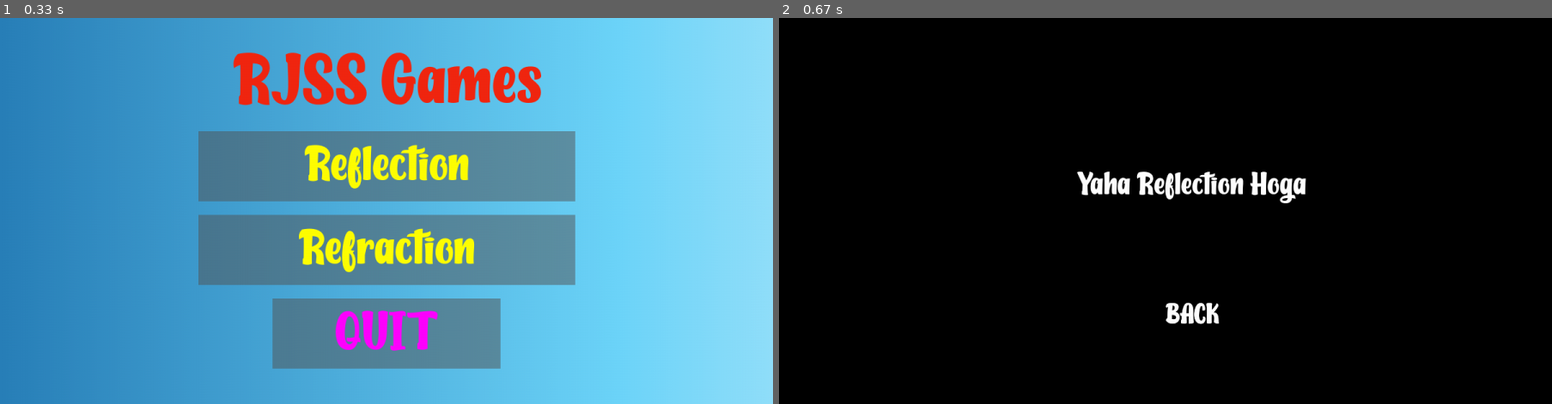
Above: before the commit, frames 1-2 (left to right).
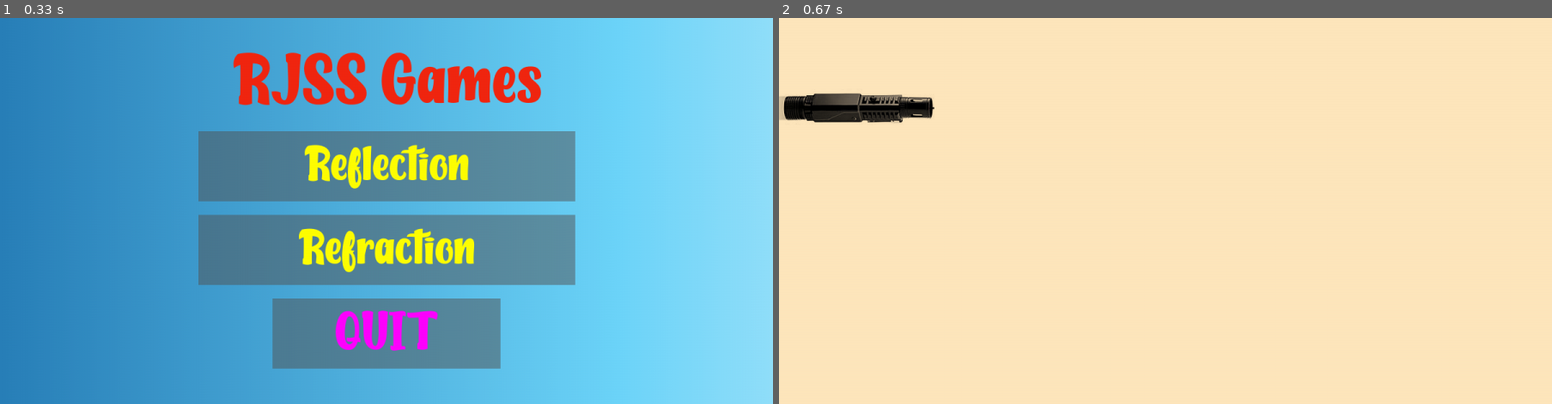
Above: after the commit, the same moments.

Repository: jasmit21/Educational_GameDev
Game: pygame game, started from Menu-System-PyGame-main/main.py
Two runs of this game, one before a commit and one after it. Both use one fixed random seed, a clock stepped at 60 frames per second and the inputs below.
Inputs:
- Up to frame 1 (0.33 s): no input
- Up to frame 2 (0.67 s): click "Reflection" at 0.38 s

Frame 1 is identical in both runs. In frame 2, 100% of the frame differs, in the area x 0-100%, y 0-100%.

Commit message:
REFLECTION screen working

Diff:
--- a/Menu-System-PyGame-main/main.py
+++ b/Menu-System-PyGame-main/main.py
@@ -1,5 +1,6 @@
-import pygame, sys
+import pygame ,sys
 from button import Button
+from reflection import reflect
 
 pygame.init()
 
@@ -8,36 +9,37 @@
 
 BG = pygame.image.load("assets/Cool Sky.jpg")
 
+# laserImage = pygame.image.load('laser.png')
 
 def get_font(size):  # Returns Press-Start-2P in the desired size
     return pygame.font.Font("assets/font.otf", size)
 
 
-def play():
-    while True:
-        PLAY_MOUSE_POS = pygame.mouse.get_pos()
-
-        SCREEN.fill("black")
-
-        PLAY_TEXT = get_font(45).render("Yaha Reflection Hoga", True, "White")
-        PLAY_RECT = PLAY_TEXT.get_rect(center=(640, 260))
-        SCREEN.blit(PLAY_TEXT, PLAY_RECT)
-
-        PLAY_BACK = Button(image=None, pos=(640, 460),
-                           text_input="BACK", font=get_font(40), base_color="White", hovering_color="Red")
-
-        PLAY_BACK.changeColor(PLAY_MOUSE_POS)
-        PLAY_BACK.update(SCREEN)
-
-        for event in pygame.event.get():
-            if event.type == pygame.QUIT:
-                pygame.quit()
-                sys.exit()
-            if event.type == pygame.MOUSEBUTTONDOWN:
-                if PLAY_BACK.checkForInput(PLAY_MOUSE_POS):
-                    main_menu()
-
-        pygame.display.update()
+# def play():
+#     while True:
+#         PLAY_MOUSE_POS = pygame.mouse.get_pos()
+#
+#         SCREEN.fill("black")
+#
+#         PLAY_TEXT = get_font(45).render("Yaha Reflection Hoga", True, "White")
+#         PLAY_RECT = PLAY_TEXT.get_rect(center=(640, 260))
+#         SCREEN.blit(PLAY_TEXT, PLAY_RECT)
+#
+#         PLAY_BACK = Button(image=None, pos=(640, 460),
+#                            text_input="BACK", font=get_font(40), base_color="White", hovering_color="Red")
+#
+#         PLAY_BACK.changeColor(PLAY_MOUSE_POS)
+#         PLAY_BACK.update(SCREEN)
+#
+#         for event in pygame.event.get():
+#             if event.type == pygame.QUIT:
+#                 pygame.quit()
+#                 sys.exit()
+#             if event.type == pygame.MOUSEBUTTONDOWN:
+#                 if PLAY_BACK.checkForInput(PLAY_MOUSE_POS):
+#                     main_menu()
+#
+#         pygame.display.update()
 
 
 def options():
@@ -95,7 +97,8 @@
                 sys.exit()
             if event.type == pygame.MOUSEBUTTONDOWN:
                 if PLAY_BUTTON.checkForInput(MENU_MOUSE_POS):
-                    play()
+                    reflect()
+
                 if OPTIONS_BUTTON.checkForInput(MENU_MOUSE_POS):
                     options()
                 if QUIT_BUTTON.checkForInput(MENU_MOUSE_POS):
--- /dev/null
+++ b/Menu-System-PyGame-main/reflection.py
@@ -0,0 +1,94 @@
+# import  pygame,sys
+# import  math
+#
+# pygame.init()
+#
+#
+# pygame.display.set_caption("Reflection")
+#
+#
+#
+# #colours
+# black = (0,0,0)
+# white = (255,255,255)
+#
+# red = (255,0,0)
+# green = (0,255,0)
+# blue = (0,0,255)
+#
+#
+# def reflectLaser(endx,playery,laserAngle):
+#     pygame.draw.line(screen,green,(endx,(playery - 325)),(endx - (465 * math.tan(math.radians(laserAngle))),(playery + 140)),2)
+#
+#     pygame.draw.line(screen,black,(endx,(playery - 325)),(endx,(playery - 275)),1)
+#     pygame.draw.line(screen,black,(endx,(playery - 250)),(endx,(playery - 200)),1)
+#     pygame.draw.line(screen,black,(endx,(playery - 175)),(endx,(playery - 125)),1)
+#
+# while True:
+#     screen.fill('#FFE7BD')
+#
+#     for event in pygame.event.get():
+#         if event.type == pygame.QUIT:
+#             pygame.quit()
+#             sys.exit()
+#
+#     pygame.display.update()
+#
+
+#
+
+import pygame
+
+
+screen = pygame.display.set_mode((1200,600))
+
+def player(playerx,playery,rot_image):
+    screen.blit(rot_image,(playerx,playery))
+
+def rot_center(image, angle):
+    """rotate an image while keeping its center and size"""
+    orig_rect = image.get_rect()
+    rot_image = pygame.transform.rotate(image, angle)
+    rot_rect = orig_rect.copy()
+    rot_rect.center = rot_image.get_rect().center
+    rot_image = rot_image.subsurface(rot_rect).copy()
+    return rot_image
+
+
+def reflect():
+
+    playerx = 0
+    playery = 0
+    moveTop = 0
+    moveBottom = 0
+    playerCentre = 600
+    laserAngle =0
+
+    while True:
+
+        for event in pygame.event.get():
+
+            if event.type == pygame.QUIT:
+                pygame.quit()
+
+            if event.type == pygame.KEYDOWN:
+                if event.key == pygame.K_UP:
+                    moveBottom = 5
+
+                if event.key == pygame.K_DOWN:
+                    moveTop = 5
+
+            if event.type == pygame.KEYUP:
+                if event.key == pygame.K_UP:
+                    moveBottom = 0
+
+                if event.key == pygame.K_DOWN:
+                    moveTop = 0
+
+        screen.fill('#FFE7BD')
+
+        laserImage = pygame.image.load('laser.png')
+
+        player(playerx,playery,rot_center(laserImage,(laserAngle)))
+
+        pygame.display.update()
--- a/reflection.py
+++ /dev/null
@@ -1,19 +0,0 @@
-import  pygame,sys
-
-
-pygame.init()
-
-screen = pygame.display.set_mode((1200,600))
-pygame.display.set_caption("Reflection")
-
-laserImage = pygame.image.load('laser.png')
-
-while True:
-    screen.fill('#FFE7BD')
-
-    for event in pygame.event.get():
-        if event.type == pygame.QUIT:
-            pygame.quit()
-            sys.exit()
-
-    pygame.display.update()
Renamed: laser.png -> Menu-System-PyGame-main/laser.png
